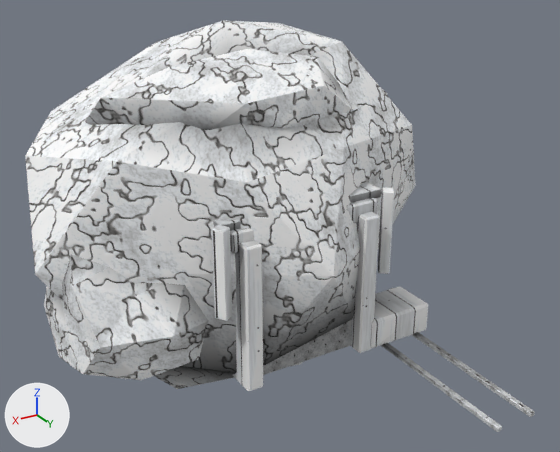
A saved change to the glTF model 美术/模型/金矿.glb.
Rendered twice from a 50 mm camera at (3.91, 7.55, 4.67) aimed at (-0.17, 0.75, 1.26). Every picture has the same lights, and +X, +Y and +Z are marked at lower left. The first picture is the older version. Vertices at exactly the same position are counted once.

The first picture shows 'goldmine_M_glass', 'goldmine_M_iron', 'goldmine_M_stone', 'goldmine_M_stone_dark', 'goldmine_M_stone_light', 'goldmine_M_wood', 'goldmine_M_wood_dark'.
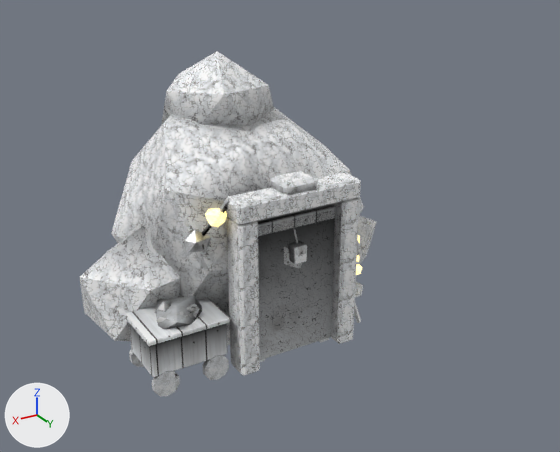
Where the change shows, as pixel boxes (x1, y1, x2, y2) in the pictures (560 x 452 px; the box of a moved part takes in the faces that stretch with it):
'goldmine_M_stone', deleted: before (25, 20, 416, 389)
'goldmine_M_stone_dark', reshaped: before (44, 254, 208, 380); after (80, 172, 377, 376)
'goldmine_M_rock', added: after (111, 51, 364, 345)
'goldmine_M_stone_light', deleted: before (85, 49, 388, 130)
'goldmine_M_wood', reshaped (20% wider, 27% shorter): before (230, 198, 428, 391); after (124, 205, 361, 346)
'goldmine_M_cavity', added: after (258, 211, 335, 360)
'goldmine_M_wood_dark', reshaped: before (211, 182, 394, 321); after (129, 323, 329, 377)
'goldmine_M_iron', reshaped: before (381, 288, 535, 432); after (129, 241, 307, 396)
'goldmine_M_glass', deleted: before (263, 319, 353, 375)
'goldmine_M_gold', added: after (154, 198, 361, 318)
'goldmine_M_gold_glow', added: after (205, 208, 362, 275)
part 1 of me_goldmine_m_stone_dark, rebuilt: before (44, 254, 208, 380); after (80, 226, 180, 341)
part 2 of me_goldmine_m_stone_dark, cut back: after (226, 172, 377, 376)
part 4 of me_goldmine_m_wood, moved or reshaped: before (230, 198, 377, 253); after (258, 205, 335, 236)
part 5 of me_goldmine_m_wood, added: after (124, 299, 231, 346)
part 6 of me_goldmine_m_wood, deleted: before (351, 212, 380, 353)
part 7 of me_goldmine_m_wood, deleted: before (233, 240, 263, 391)
part 8 of me_goldmine_m_wood, deleted: before (370, 286, 428, 348)
part 9 of me_goldmine_m_wood, added: after (354, 303, 361, 323)
part 10 of me_goldmine_m_iron, moved or reshaped: before (381, 343, 502, 432); after (288, 241, 307, 264)
part 11 of me_goldmine_m_iron, added: after (202, 355, 229, 380)
part 12 of me_goldmine_m_iron, added: after (129, 350, 144, 367)
part 13 of me_goldmine_m_iron, added: after (152, 371, 180, 396)
part 14 of me_goldmine_m_iron, deleted: before (412, 332, 535, 417)

The change, as a list of edits to the scene's bpy script:
```text
Add mat_m_gold:
    mat_m_gold = bpy.data.materials.new('M_gold')
    # uses the picture img_metal_albedo
    # uses the picture img_metal_normal
Add mat_m_gold_glow:
    mat_m_gold_glow = bpy.data.materials.new('M_gold_glow')
    # colours: yellow #ffe799, mixed with the vertex colours
    # uses the picture img_metal_albedo
    # uses the picture img_metal_normal
Add mat_m_cavity:
    mat_m_cavity = bpy.data.materials.new('M_cavity')
    # uses the picture img_plaster_albedo
    # uses the picture img_plaster_normal
Change me_goldmine_m_stone_dark:
    remove me_goldmine_m_stone_dark.from_pydata(...)  # 84 vertices, 160 faces; spans x -2.45..2.36, y -1.48..1.45, z -0.25..1.82
    add me_goldmine_m_stone_dark.from_pydata(...)  # 180 vertices, 312 faces; spans x -1.94..1.95, y -1.26..1.48, z -0.12..1.94
    me_goldmine_m_stone_dark part 1: the loose piece of 42 vertices spanning x 0.44..2.36, y -0.64..1.45, z -0.25..1.64 is rebuilt with 12 vertices and now spans x 0.5..1.95, y -0.54..0.84, z -0.12..1.37
    me_goldmine_m_stone_dark part 2: 42 vertices removed from x -2.45..-0.32, y -1.48..0.41, z -0.25..1.82; 156 vertices added at x -1.94..1.3, y -1.26..1.48, z -0.06..1.94
    other edits to the shape of me_goldmine_m_stone_dark do not show in these pictures
Change me_goldmine_m_wood_dark:
    remove me_goldmine_m_wood_dark.from_pydata(...)  # 96 vertices, 176 faces; spans x -1.06..1.06, y 0.57..1.69, z 0.12..1.82
    add me_goldmine_m_wood_dark.from_pydata(...)  # 72 vertices, 132 faces; spans x -0.48..1.66, y 0.76..1.36, z 0.0..1.56
    me_goldmine_m_wood_dark part 3: 96 vertices removed from x -1.06..1.06, y 0.57..1.69, z 0.12..1.82; 72 vertices added at x -0.48..1.66, y 0.76..1.36, z 0.0..1.56
Change me_goldmine_m_wood:
    remove me_goldmine_m_wood.from_pydata(...)  # 96 vertices, 176 faces; spans x -1.55..0.86, y 1.11..1.77, z -0.01..1.73
    add me_goldmine_m_wood.from_pydata(...)  # 74 vertices, 128 faces; spans x -1.0..1.69, y 0.73..1.39, z 0.02..1.63
    me_goldmine_m_wood part 4: the loose piece of 24 vertices spanning x -0.86..0.86, y 1.24..1.6, z 1.51..1.73 is scaled about its middle by (0.594, 0.38, 0.654), then moved by (0.0, -0.16, -0.06)
    me_goldmine_m_wood part 5: a new loose piece of 24 vertices spanning x 0.79..1.69, y 0.73..1.39, z 0.65..0.69, in mat_m_wood
    me_goldmine_m_wood part 6: the loose piece of 24 vertices spanning x -0.79..-0.61, y 1.11..1.73, z -0.01..1.61 is deleted
    me_goldmine_m_wood part 7: the loose piece of 24 vertices spanning x 0.61..0.79, y 1.11..1.73, z -0.01..1.61 is deleted
    me_goldmine_m_wood part 8: the loose piece of 24 vertices spanning x -1.55..-0.75, y 1.23..1.77, z 0.02..0.38 is deleted
    me_goldmine_m_wood part 9: 10 vertices added at x -1.0..-0.71, y 1.04..1.23, z 0.02..0.95
    other edits to the shape of me_goldmine_m_wood do not show in these pictures
Change me_goldmine_m_iron:
    remove me_goldmine_m_iron.from_pydata(...)  # 96 vertices, 172 faces; spans x -1.64..0.72, y 1.18..3.5, z 0.0..1.64
    add me_goldmine_m_iron.from_pydata(...)  # 152 vertices, 276 faces; spans x -0.83..1.66, y 0.69..1.46, z 0.0..1.34
    me_goldmine_m_iron part 10: the loose piece of 24 vertices spanning x -0.96..-0.9, y 1.6..3.5, z 0.0..0.05 is scaled about its middle by (2.6, 0.0736, 4.11), then moved by (0.93, -1.17, 1.21)
    me_goldmine_m_iron part 11: a new loose piece, a 10-sided cylinder along y spanning x 0.822..1.098, y 1.31..1.37, z 0.0..0.29, in mat_m_iron
    me_goldmine_m_iron part 12: a new loose piece, a 10-sided cylinder along y spanning x 1.382..1.658, y 0.69..0.75, z 0.0..0.29, in mat_m_iron
    me_goldmine_m_iron part 13: a new loose piece, a 10-sided cylinder along y spanning x 1.382..1.658, y 1.31..1.37, z 0.0..0.29, in mat_m_iron
    me_goldmine_m_iron part 14: the loose piece of 24 vertices spanning x -1.4..-1.34, y 1.6..3.5, z 0.0..0.05 is deleted
    other edits to the shape of me_goldmine_m_iron do not show in these pictures
Remove ob_goldmine_m_stone:
    ob_goldmine_m_stone = bpy.data.objects.new('goldmine_M_stone', me_goldmine_m_stone)
Remove ob_goldmine_m_stone_light:
    ob_goldmine_m_stone_light = bpy.data.objects.new('goldmine_M_stone_light', me_goldmine_m_stone_light)
Remove ob_goldmine_m_glass:
    ob_goldmine_m_glass = bpy.data.objects.new('goldmine_M_glass', me_goldmine_m_glass)
Add ob_goldmine_m_gold:
    ob_goldmine_m_gold = bpy.data.objects.new('goldmine_M_gold', me_goldmine_m_gold)  # 80 vertices, 132 faces; spans x -1.23..1.44, y 0.78..1.29, z 0.7..1.94
    ob_goldmine_m_gold.location = (0.0, 0.0, 0.0)
Add ob_goldmine_m_gold_glow:
    ob_goldmine_m_gold_glow = bpy.data.objects.new('goldmine_M_gold_glow', me_goldmine_m_gold_glow)  # 80 vertices, 132 faces; spans x -1.29..0.94, y 0.74..1.44, z 0.41..1.83
    ob_goldmine_m_gold_glow.location = (0.0, 0.0, 0.0)
Add ob_goldmine_m_cavity:
    ob_goldmine_m_cavity = bpy.data.objects.new('goldmine_M_cavity', me_goldmine_m_cavity)  # a box spanning x -0.5..0.5, y 1.27..1.33, z 0.04..1.6
    ob_goldmine_m_cavity.location = (0.0, 0.0, 0.0)
Add ob_goldmine_m_rock:
    ob_goldmine_m_rock = bpy.data.objects.new('goldmine_M_rock', me_goldmine_m_rock)  # 78 vertices, 144 faces; spans x -1.53..1.4, y -1.17..1.46, z -0.24..3.06
    ob_goldmine_m_rock.location = (0.0, 0.0, 0.0)
```
